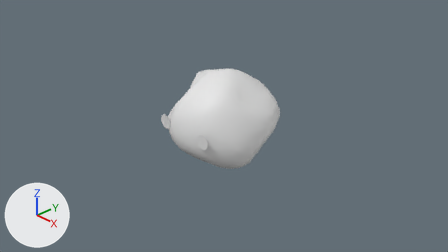
A saved change to the Blender file bonki_model/bonki.blend.
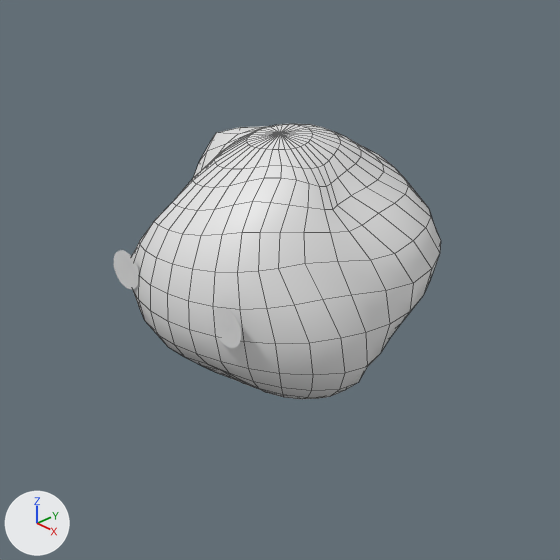
There are two pictures of each version: one from the file's camera 'Camera-noimp', one close up on the part from 27% to 72% of the width and 9% to 90% of the height. The axes (+X, +Y, +Z) are drawn at lower left. The lights are the same throughout. Shape keys are drawn at the values saved in each file. The close-ups show mesh edges as thin lines.

Objects in the first close-up: 'Body'.
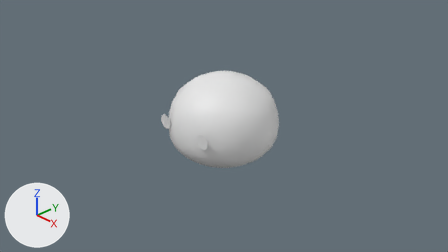
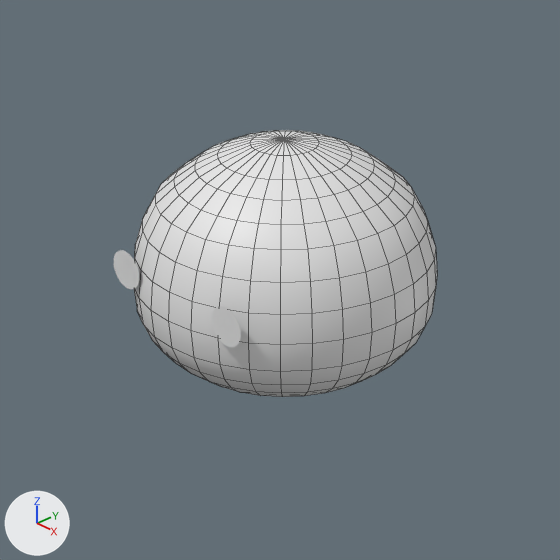
What the commit changed:
In shape key 'Wonkiness' (key_0_wonkiness), value goes from -1.0 to 0.0.

What differs and where, as boxes [x1, y1, x2, y2] in the close-ups (560 x 560 px):
'Body', reshaped
    before: [132, 124, 441, 399]
    after: [134, 130, 437, 397]
